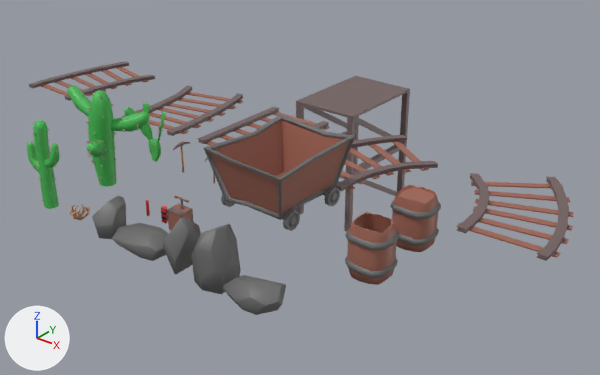
A saved change to the Blender file Modelos/Cenario Cowboy/breder semestre2 semana 1.blend.
The view is the same before and after, from a camera (50 mm lens) standing at (13.28, -7.2, 8.22) and looking at (1.13, 7.98, -1.19). Arrows for +X, +Y and +Z are at lower left; the lights stay in place.

The first picture shows 'Barril.Aberto', 'Barril.Fechado', 'Cactus1', 'Cactus2', 'Cactus3', 'CarrinhoMina', 'Dinamite', 'Dinamite.Detonador', 'Dinamite.Maco', 'Pedra1', 'Pedra2', 'Pedra3', 'Pedra4', 'Pedra5', 'Picareta.1', 'PoanteFerroviaria', 'Trilho', 'Trilho.Curva.Maior.Direita', 'Trilho.Curva.Maior.Esquerda', 'Trilho.Curva.Menor.Esquerda', 'Tumbleweed'.
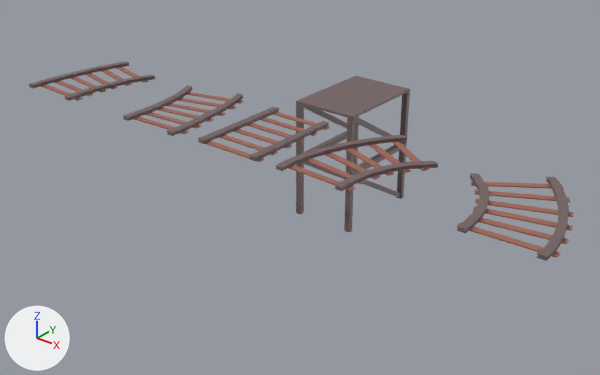
Boxes [x1, y1, x2, y2] around the edits, measured in the pictures (600 x 375 px):
'CarrinhoMina', hidden (brown)
    before: [204, 114, 355, 231]
'Barril.Aberto', hidden (brown)
    before: [345, 212, 399, 285]
'Cactus2', hidden (green)
    before: [67, 85, 150, 187]
'Barril.Fechado', hidden (brown)
    before: [390, 185, 441, 252]
'Pedra4', hidden
    before: [191, 224, 241, 294]
'Pedra5', hidden
    before: [223, 275, 286, 315]
'Cactus1', hidden (green)
    before: [27, 120, 60, 209]
'Pedra2', hidden
    before: [112, 223, 168, 261]
'Pedra3', hidden
    before: [163, 218, 201, 274]
'Pedra1', hidden
    before: [92, 195, 126, 239]
'Cactus3', hidden (green)
    before: [124, 103, 165, 162]
'Dinamite.Detonador', hidden (brown)
    before: [167, 195, 193, 230]
'Tumbleweed', hidden
    before: [70, 205, 90, 220]
'Dinamite.Maco', hidden
    before: [161, 206, 168, 223]
'Picareta.1', hidden
    before: [173, 141, 190, 172]
'Dinamite', hidden
    before: [146, 200, 150, 216]

The change, as a list of edits to the scene's bpy script:
```text
Change ob_tumbleweed:
    add ob_tumbleweed.hide_set(True)
Change ob_carrinhomina:
    add ob_carrinhomina.hide_set(True)
Change ob_picareta_1:
    add ob_picareta_1.hide_set(True)
Change ob_pedra1:
    add ob_pedra1.hide_set(True)  # its collection is switched off
Change ob_pedra2:
    add ob_pedra2.hide_set(True)  # its collection is switched off
Change ob_pedra3:
    add ob_pedra3.hide_set(True)  # its collection is switched off
Change ob_pedra4:
    add ob_pedra4.hide_set(True)  # its collection is switched off
Change ob_pedra5:
    add ob_pedra5.hide_set(True)  # its collection is switched off
Change ob_cactus1:
    add ob_cactus1.hide_set(True)  # its collection is switched off
Change ob_cactus2:
    add ob_cactus2.hide_set(True)  # its collection is switched off
Change ob_cactus3:
    add ob_cactus3.hide_set(True)  # its collection is switched off
Change ob_dinamite:
    add ob_dinamite.hide_set(True)
Change ob_dinamite_maco:
    add ob_dinamite_maco.hide_set(True)
Change ob_dinamite_detonador:
    add ob_dinamite_detonador.hide_set(True)
Change ob_barril_aberto:
    add ob_barril_aberto.hide_set(True)
Change ob_barril_fechado:
    add ob_barril_fechado.hide_set(True)
```
